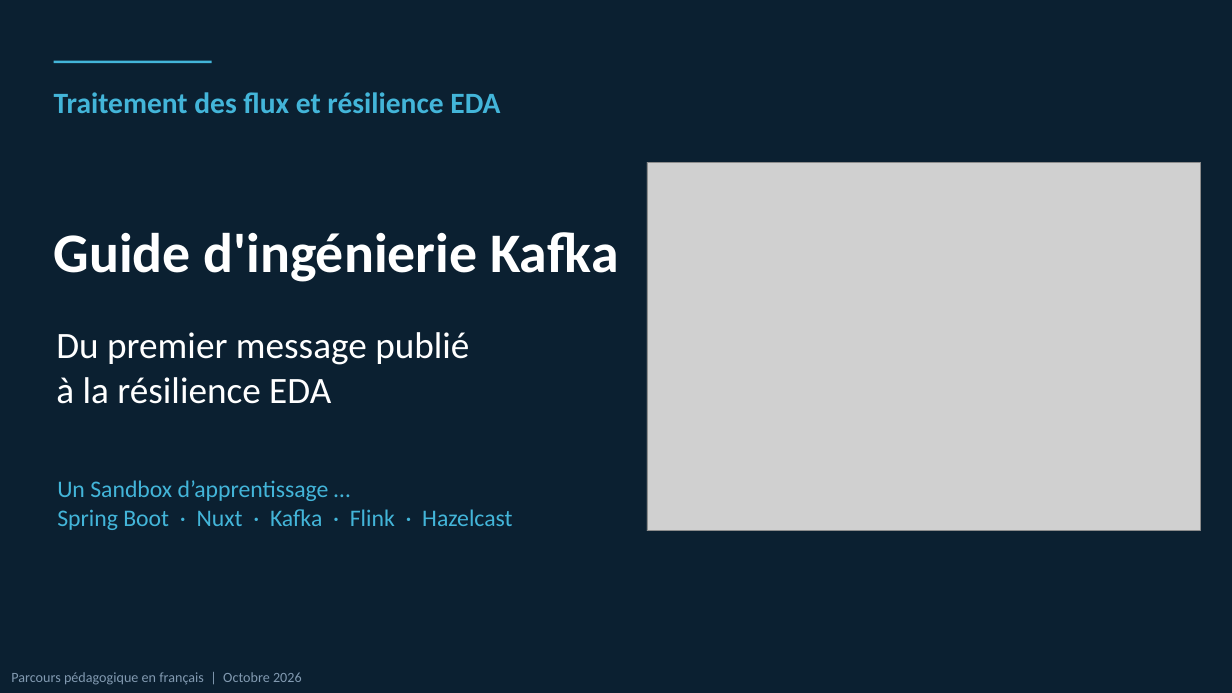
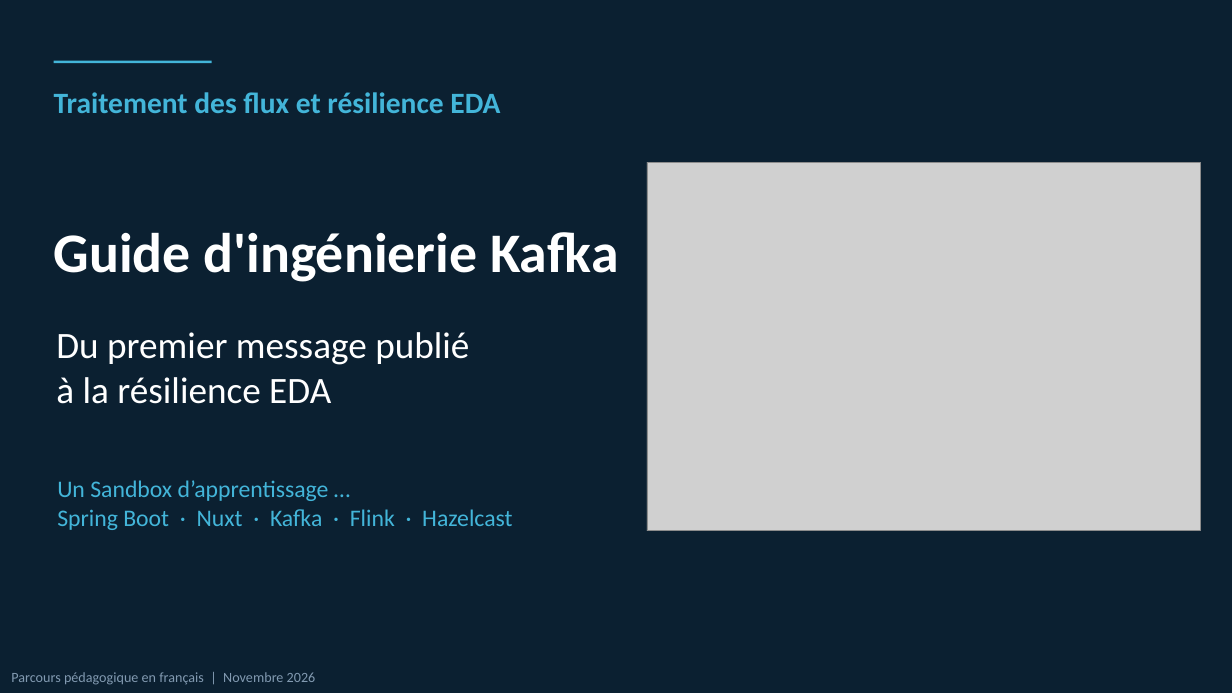
Before and after one commit to rdemers/org-rd-fullstack-springboot-eda, a slide deck: slide 1 of doc/presentation/org-rd-fullstack-springboot-eda-fr.pptx. Drawn at 1232x693 pixels with LibreOffice and Linux fonts; fonts in the diff are those of the drawing; grey boxes stand for pictures. Boxes give left, top, right and bottom in pixels: in the first picture for what was removed or moved away, otherwise in the second. Text is boxed around its words. In the diff, an @@ line names an element or a change of style, - is before the commit and + after.

```diff
--- a/doc/presentation/org-rd-fullstack-springboot-eda-fr.pptx
+++ b/doc/presentation/org-rd-fullstack-springboot-eda-fr.pptx
@@ text at (11,672,316,685): text changed @@
-Parcours pédagogique en français | Octobre 2026
+Parcours pédagogique en français | Novembre 2026
```
Also in this commit, not shown: 39 other slides changed, 2 slides added, 1 slide removed, 10 other files.
